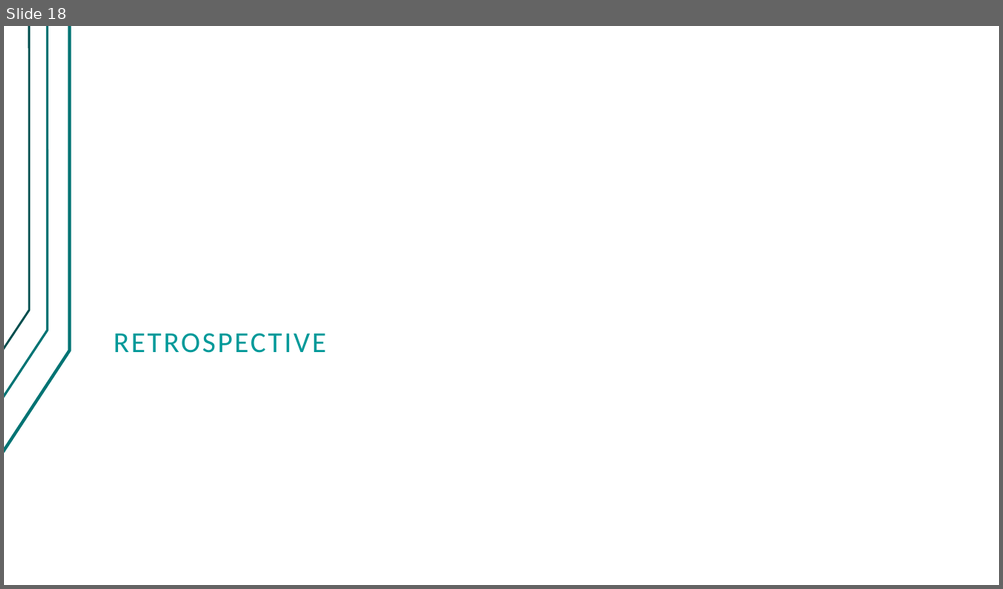
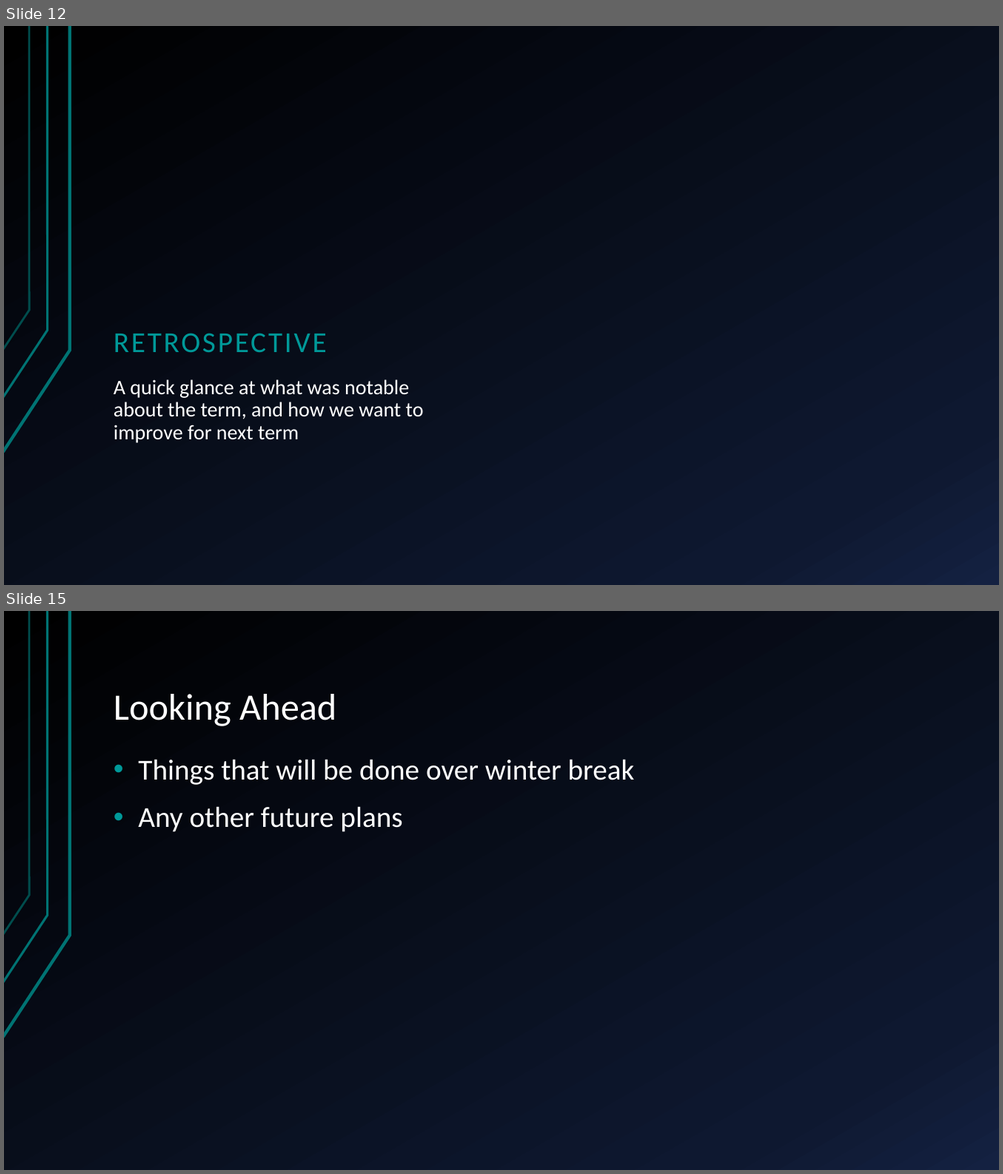
Before and after one commit to giacoppd/Security-For-Robotics, a slide deck: docs/progress_report/progress_report.pptx. Shown one above the other, each under a label of ours: slide 18 before the commit, slides 12 and 15 after it; the slides between them are not shown. The pictures are 1003x589 and 1003x1174 pixels, drawn with LibreOffice and Linux fonts; fonts in the diff are those of the drawing. Boxes give left, top, right and bottom in pixels: in the first picture for what was removed or moved away, otherwise in the second. Text is boxed around its words. In the diff, an @@ line names an element or a change of style, - is before the commit and + after.

```diff
--- a/docs/progress_report/progress_report.pptx
+++ b/docs/progress_report/progress_report.pptx
@@ slide 15 added at bbox=[4, 611, 999, 1170], background gradient #000000 to #0F1931 to #142242; not listed: 3 template elements that a slide beside it also shows @@
@@ title added at bbox=[114, 694, 336, 726], 36 pt, text #FFFFFF @@
+Looking Ahead
@@ text added at bbox=[138, 759, 634, 832], 28 pt, text #FFFFFF @@
+• Things that will be done over winter break
+• Any other future plans
@@ what was slide 18 is now slide 12 @@
@@ slide 12 changed as well @@
@@ background #FFFFFF to gradient #000000 to #0F1931 to #142242 @@
@@ freeform shape at bbox=[4, 26, 70, 453]: outline redrawn @@
@@ freeform shape at bbox=[4, 26, 47, 398]: outline #007373 2.24 pt to #007373 2.25 pt @@
@@ freeform shape at bbox=[4, 26, 29, 350]: outline #004D4D 2 pt to #007373 2 pt @@
@@ title "RETROSPECTIVE" at bbox=[114, 333, 327, 352]: line spacing 1 to 0.9 @@
@@ text added at bbox=[114, 380, 424, 443], 20 pt, text #FFFFFF @@
+A quick glance at what was notable about the term, and how we want to improve for next term
```
Also in this commit, not shown: 12 other slides changed, 2 other slides added, 8 slides removed.
